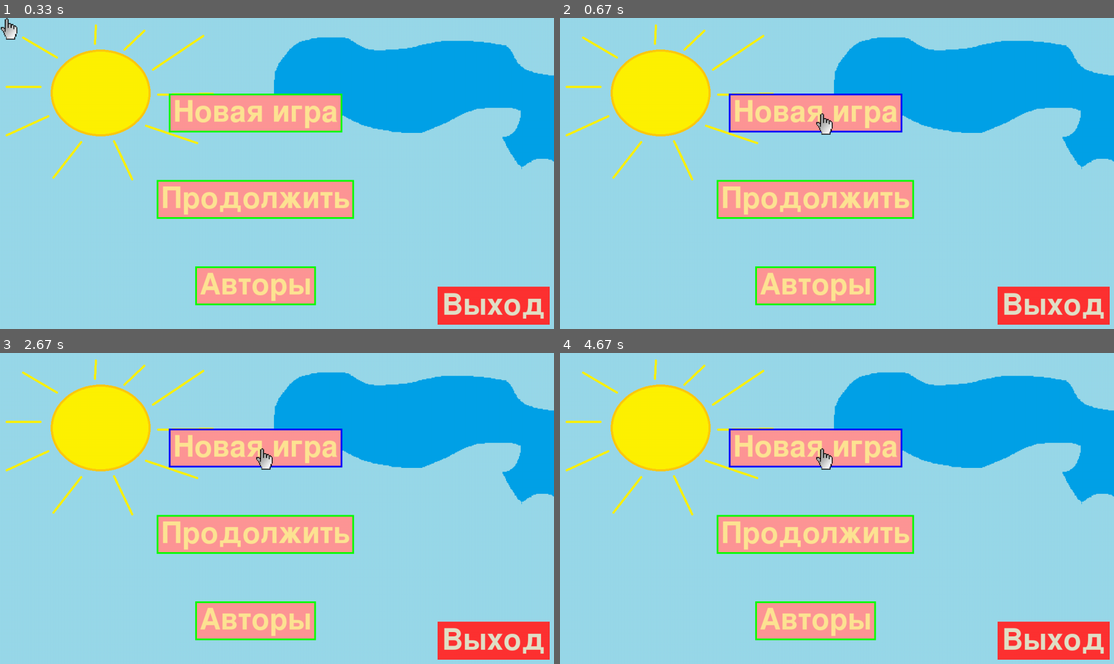
Above: before the commit, frames 1-4 (two rows, left to right).
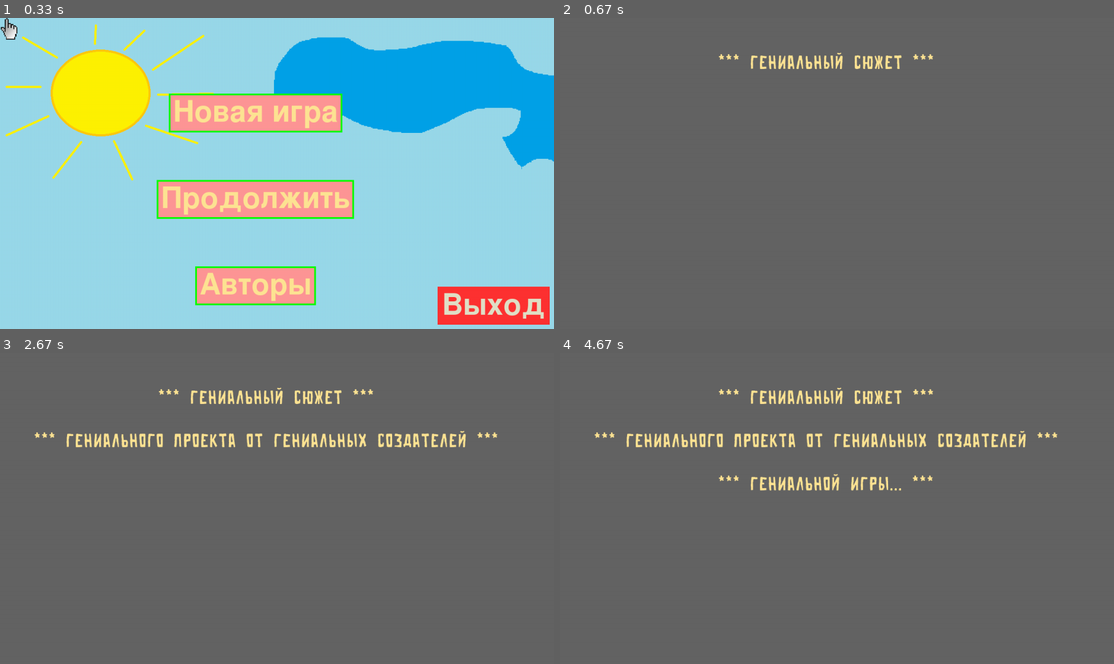
Above: after the commit, the same moments.

Repository: realReloadTime/GoodAppsProduction
Game: pygame game, started from start.py
Same seed, same stepped clock (60 frames per second), same inputs: the game is played once before the commit and once after it.
Inputs:
- Up to frame 1 (0.33 s): no input
- Up to frame 2 (0.67 s): click "Новая игра" at 0.38 s
- Up to frame 3 (2.67 s): no input
- Up to frame 4 (4.67 s): no input

Frame 1 is identical in both runs. In frame 2, 100% of the frame differs, in the area x 0-100%, y 0-100%; in frame 3, 100%; in frame 4, 100%.

Commit message:
added plot screen

Diff:
--- /dev/null
+++ b/data/plot.txt
@@ -0,0 +1,39 @@
+*** ГЕНИАЛЬНЫЙ СЮЖЕТ ***
+
+*** ГЕНИАЛЬНОГО ПРОЕКТА ОТ ГЕНИАЛЬНЫХ СОЗДАТЕЛЕЙ ***
+
+*** ГЕНИАЛЬНОЙ ИГРЫ... ***
+
+Продай и Отдай !
+
+FE
+Вы полны жизни и энергии, но без знаний и денег вы,
+ бывший студент местного университета, практически живете на улице.
+
+Внезапно, к вашему великому счастью,
+ ваш богатый дальний родственник по маминой линии - дядя Ваха,
+  скоропостижно скончался, оставив вам в наследство целых 1000 РУБЛЕЙ!
+
+Вы долго раздумывали, куда потратить эту баснословную сумму:
+ сходить пару раз в столовую и нормально поесть,
+  купить новую футболку с принтом Metallica,
+   забыться в очередном кабаке...
+
+На этом ваша фантазия закончилась, впрочем додумывать ничего и не надо было,
+ ведь вы очень любите слова на "к", в частности коньяк.
+FE
+
+
+Вы уже было двинулись в сторону сомнительного заведения,
+ как случайно зацепились взглядом за стеклянную витрину одного из магазинов.
+
+
+
+Из отражения на вас смотрела неопрятная, но очень красивая рожа.
+Ваша одежда напоминала лохмотья, а сами вы были будто уже в нетрезвом виде,
+ хотя до места необходимой дислокации еще не дошли.
+
+FE
+Довольно!
+ Сегодня, по совету старого друга,
+ вы измените свою жизнь навсегда!
--- a/data/сюжет.txt
+++ /dev/null
@@ -1,11 +0,0 @@
-ГЕНИАЛЬНЫЙ СЮЖЕТ ГЕНИАЛЬНОГО ПРОЕКТА ОТ ГЕНИАЛЬНЫХ СОЗДАТЕЛЕЙ
-
-Вы полны жизни и энергии, но без знаний и денег вы, бывший студент местного университета, практически живете на улице.
-
-Внезапно, к вашему великому *зачеркнуто*счастью*/зачеркнуто* сожалению, ваш богатый дальний родственник по маминой линии - дядя Ваха, скоропостижно скончался, оставив вам в наследство целых 1000 РУБЛЕЙ!
-
-Вы долго раздумывали, куда потратить эту баснословную сумму: сходить пару раз в столовую и нормально поесть, купить новую футболку с принтом Metallica, забыться в очередном кабаке... На этом ваша фантазия закончилась, впрочем додумывать ничего и не надо было, ведь вы очень любите слова на "к", в частности коньяк.
-
-Вы уже было двинулись в сторону сомнительного заведения, как случайно зацепились взглядом за стеклянную витрину одного из магазинов. Из отражения на вас смотрела неопрятная, *зачеркнуто* но очень красивая */зачеркнуто* рожа. Ваша одежда напоминала лохмотья, а сами вы были будто уже  в нетрезвом виде, хотя до места необходимой дислокации еще не дошли.
-
-Довольно! Сегодня, по совету *зачеркнуто* бывшего */зачеркнуто* старого друга вы измените свою жизнь навсегда!
--- a/start.py
+++ b/start.py
@@ -25,10 +25,11 @@
         self.screen = pygame.display.set_mode((self.width, self.height))
 
         # менеджер экранов для удобного переключения между ними(список будет расширяться)
-        self.all_screens = ['MainMenu', 'NewGameScreen', 'Desktop', 'Site']
+        self.all_screens = ['MainMenu', 'NewGameScreen', 'Continue', 'Authors', 'Desktop', 'Site']
 
         # отмечаем выбранный экран
         self.selected_screen = self.all_screens[0]
+        self.start_plot_played = False
 
         # запускаем приложение
         self.app_running()
@@ -75,6 +76,24 @@
                                 self.menu_button_location[3][1] + self.menu_button_location[3][3]:
                             self.app_end()
                             running = False
+                        # нажатие по кнопке Новая Игра
+                        elif self.menu_button_location[0][0] <= event.pos[0] <=\
+                                self.menu_button_location[0][0] + self.menu_button_location[0][2] and\
+                                self.menu_button_location[0][1] <= event.pos[1] <=\
+                                self.menu_button_location[0][1] + self.menu_button_location[0][3]:
+                            self.selected_screen = self.all_screens[1]
+                        # нажатие по кнопке Продолжить
+                        elif self.menu_button_location[1][0] <= event.pos[0] <=\
+                                self.menu_button_location[1][0] + self.menu_button_location[1][2] and\
+                                self.menu_button_location[1][1] <= event.pos[1] <=\
+                                self.menu_button_location[1][1] + self.menu_button_location[1][3]:
+                            self.selected_screen = self.all_screens[2]
+                        # нажатие по кнопке Авторы
+                        elif self.menu_button_location[2][0] <= event.pos[0] <=\
+                                self.menu_button_location[2][0] + self.menu_button_location[2][2] and\
+                                self.menu_button_location[2][1] <= event.pos[1] <=\
+                                self.menu_button_location[2][1] + self.menu_button_location[2][3]:
+                            self.selected_screen = self.all_screens[3]
 
             if not running:
                 continue
@@ -83,7 +102,9 @@
                 self.draw_main_menu()
 
             if self.selected_screen == 'NewGameScreen':
-                pass
+                if not self.start_plot_played:
+                    self.start_plot()
+                    self.start_plot_played = True
 
             if self.selected_screen == 'Desktop':
                 pass
@@ -142,6 +163,54 @@
 
         self.screen.blit(text, (text_x, text_y))
 
+    def start_plot(self):
+        clock = pygame.time.Clock()
+        plot_text = open('data/plot.txt', mode='r', encoding='utf-8').read().split('FE')
+        for line in plot_text:
+            self.screen.fill((100, 100, 100))
+            true_text = line.split('\n')
+            wait = 0
+            for ind, element in enumerate(true_text):
+                if 'Продай' not in element and\
+                   'овольно' not in element and\
+                   'друга' not in element and\
+                   'жизнь' not in element:
+                    font = pygame.font.Font('data/start_shr.ttf', 50)
+                    text = font.render(element, True, pygame.Color('#FFE594'))  # текст
+                    text_x = self.width // 1.92 - text.get_width() // 2 - 50
+                    text_y = self.height // 7 - text.get_height() // 2 + 50 * ind
+                    text_w = text.get_width()
+                    text_h = text.get_height()
+                elif 'вольно' in element:
+                    font = pygame.font.Font('data/start_shr.ttf', 120)
+                    text = font.render(element, True, pygame.Color('#FFE594'))  # текст
+                    text_x = self.width // 1.92 - text.get_width() // 2 - 50
+                    text_y = self.height // 8 - text.get_height() // 2 + 50 * ind
+                    text_w = text.get_width()
+                    text_h = text.get_height()
+                elif 'друга' in element or 'жизнь' in element:
+                    font = pygame.font.Font('data/start_shr.ttf', 90)
+                    text = font.render(element, True, pygame.Color('#FFE594'))  # текст
+                    text_x = self.width // 1.92 - text.get_width() // 2 - 50
+                    text_y = self.height // 6 - text.get_height() // 2 + 100 * ind
+                    text_w = text.get_width()
+                    text_h = text.get_height()
+                else:
+                    font = pygame.font.Font('data/start_shr.ttf', 200)
+                    text = font.render(element, True, pygame.Color('#FFE594'))  # текст
+                    text_x = self.width // 1.92 - text.get_width() // 2 - 50
+                    text_y = self.height // 3 - text.get_height() // 2 + 50 * ind
+                    text_w = text.get_width()
+                    text_h = text.get_height()
+                self.screen.blit(text, (text_x, text_y))
+                pygame.display.flip()
+                clock.tick(2)
+                wait = ind
+                if element != '\n':
+                    clock.tick(2)
+            for i in range(wait):
+                clock.tick(1)
+
     def starting_screen(self):  # здесь будет рисоваться стартовый экран
         pass
 
Binary file added: data/start_shr.ttf
